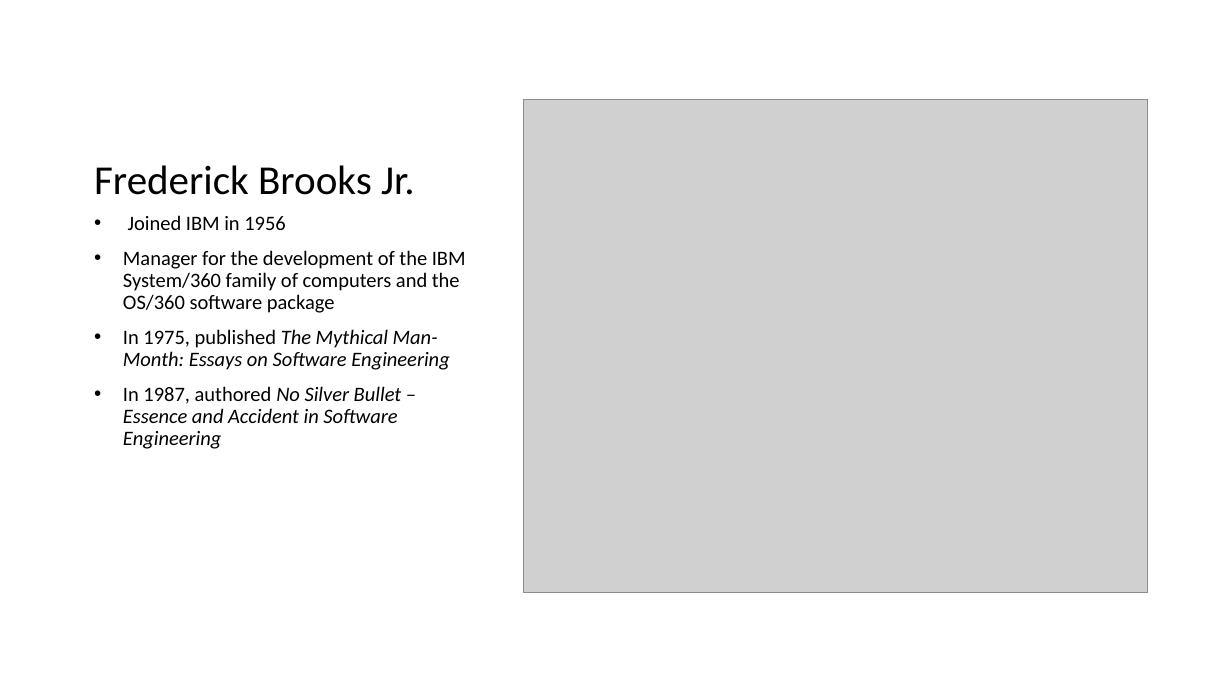
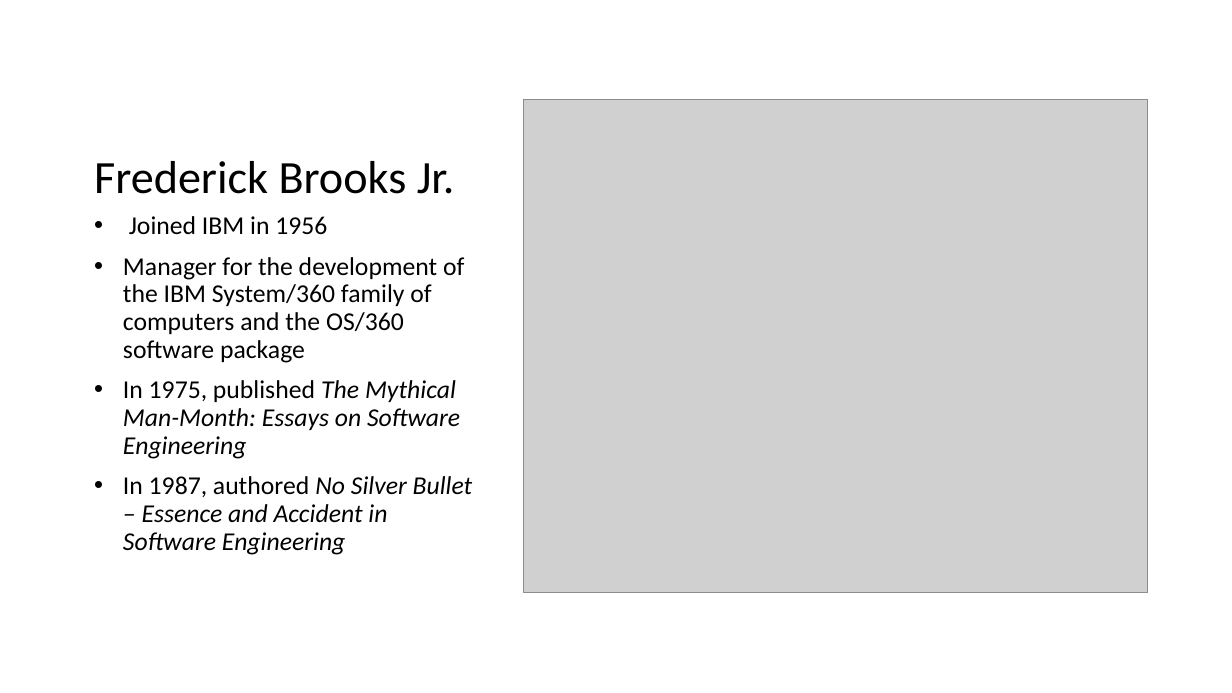
Before and after one commit to Agile4Defense/AgileForDefense, a slide deck: slide 7 of No Silver Bullet – Essence and Accident in Software Engineering.pptx. Drawn at 1232x693 pixels with LibreOffice and Linux fonts; fonts in the diff are those of the drawing; grey boxes stand for pictures. Boxes give left, top, right and bottom in pixels: in the first picture for what was removed or moved away, otherwise in the second. Text is boxed around its words. In the diff, an @@ line names an element or a change of style, - is before the commit and + after.

```diff
--- a/No Silver Bullet – Essence and Accident in Software Engineering.pptx
+++ b/No Silver Bullet – Essence and Accident in Software Engineering.pptx
@@ title "Frederick Brooks Jr." at box(94, 161, 455, 194): size 32 to 36 pt @@
@@ text "Joined IBM in 1956" at box(123, 216, 473, 555): size 16 to 20 pt @@
```
Also in this commit, not shown: 2 other slides changed, 7 slides added, 1 slide removed.
